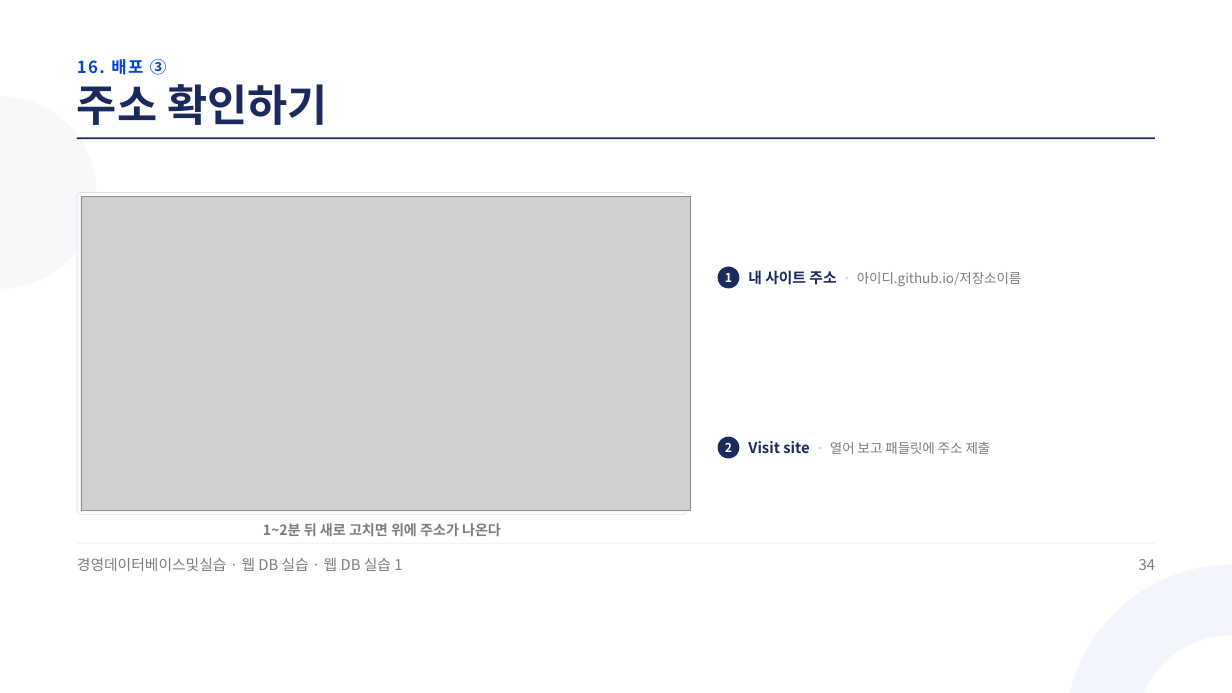
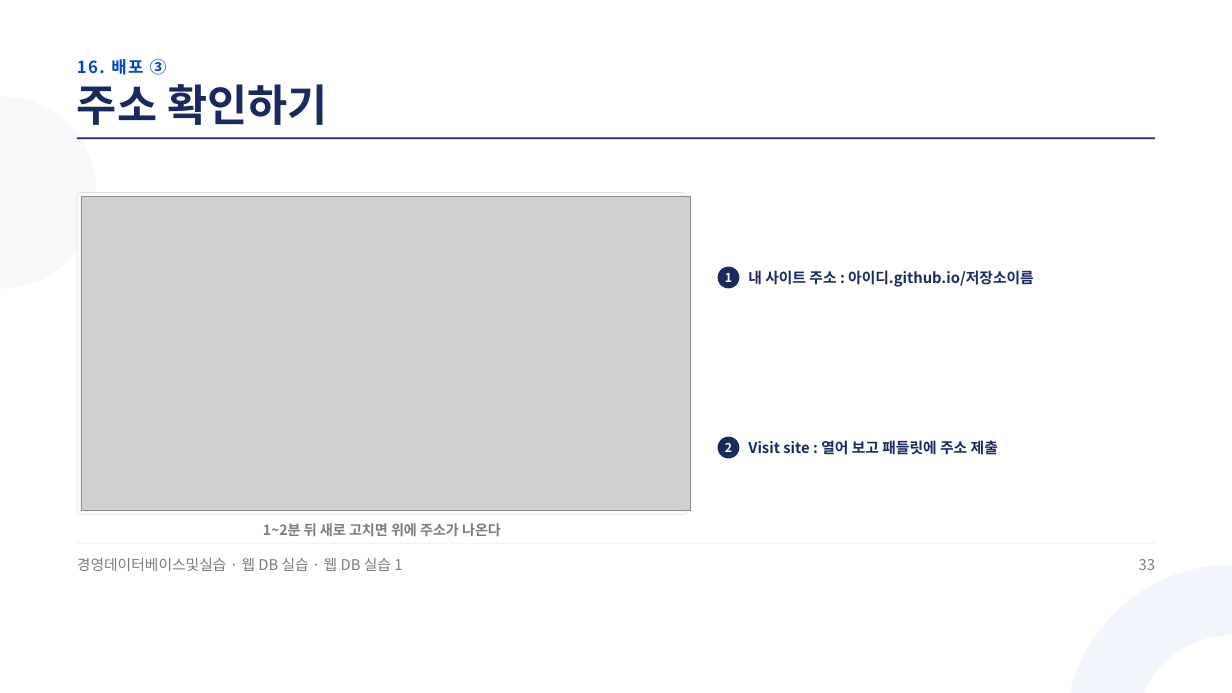
Before and after one commit to jungaistar/materials, a slide deck: slide 33 of koreatech-db/webdb/웹DB실습1_GitHub에_내_쇼핑몰_올리기.pptx (slide 34 before the commit). Drawn at 1232x693 pixels with LibreOffice and Linux fonts; fonts in the diff are those of the drawing; grey boxes stand for pictures. Boxes give left, top, right and bottom in pixels: in the first picture for what was removed or moved away, otherwise in the second. Text is boxed around its words. In the diff, an @@ line names an element or a change of style, - is before the commit and + after.

```diff
--- a/koreatech-db/webdb/웹DB실습1_GitHub에_내_쇼핑몰_올리기.pptx
+++ b/koreatech-db/webdb/웹DB실습1_GitHub에_내_쇼핑몰_올리기.pptx
@@ text at (748, 270, 1034, 287): text changed; size 15.8 to 17.2 pt; text colour #7D7D7D to #1A2A5E; bold on @@
-내 사이트 주소 · 아이디.github.io/저장소이름
+내 사이트 주소 : 아이디.github.io/저장소이름
@@ text at (748, 440, 998, 455): text changed; size 15.8 to 17.2 pt; text colour #7D7D7D to #1A2A5E; bold on @@
-Visit site · 열어 보고 패들릿에 주소 제출
+Visit site : 열어 보고 패들릿에 주소 제출
@@ text at (1139, 559, 1155, 570): text changed @@
-34
+33
```
Also in this commit, not shown: 29 other slides changed, 1 slide removed.
